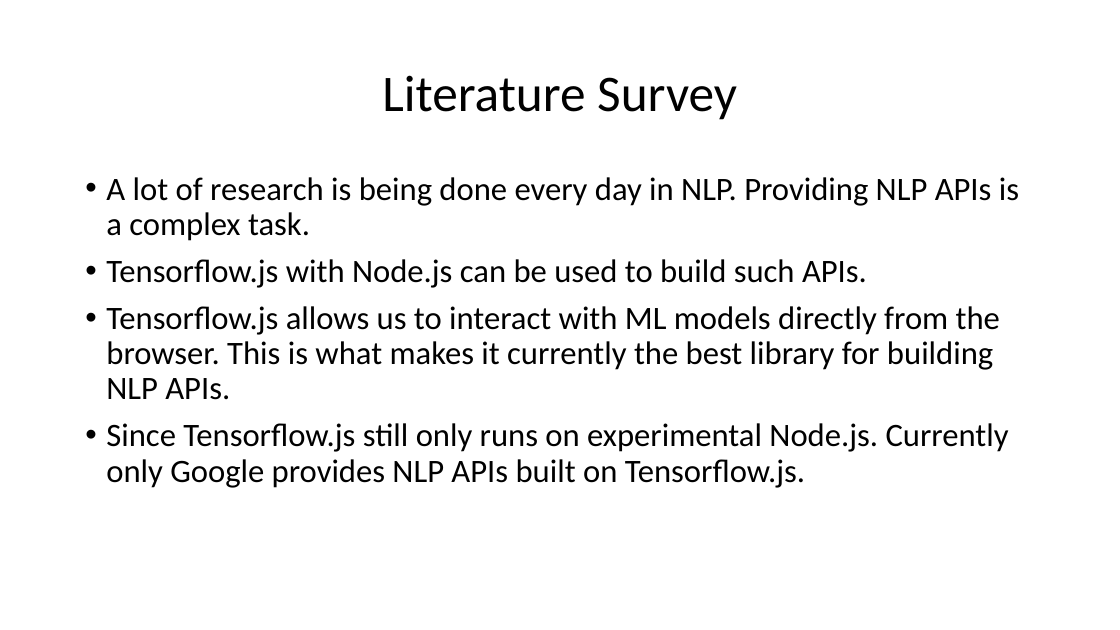
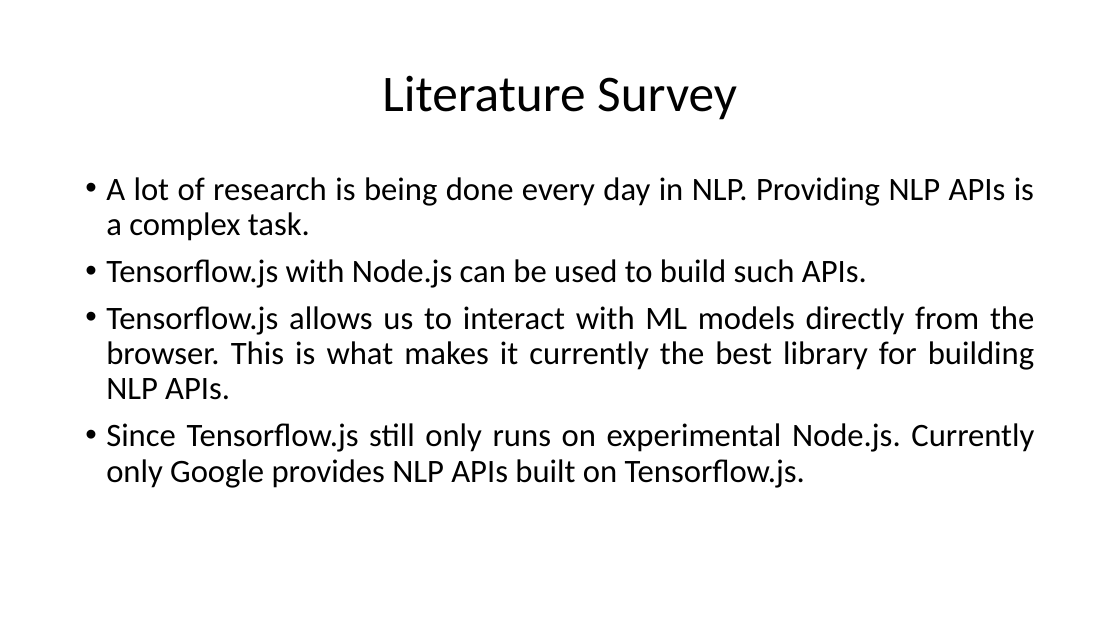
Before and after one commit to HarshaKy/text-classifier, a slide deck: slide 6 of docs/Presentation.pptx. Drawn at 1120x630 pixels with LibreOffice and Linux fonts; fonts in the diff are those of the drawing. Boxes give left, top, right and bottom in pixels: in the first picture for what was removed or moved away, otherwise in the second. Text is boxed around its words. In the diff, an @@ line names an element or a change of style, - is before the commit and + after.

```diff
--- a/docs/Presentation.pptx
+++ b/docs/Presentation.pptx
@@ text "A lot of research is ..." at (106, 177, 1034, 488): alignment left to justified @@
```
Also in this commit, not shown: 8 other slides changed, 1 other file.
